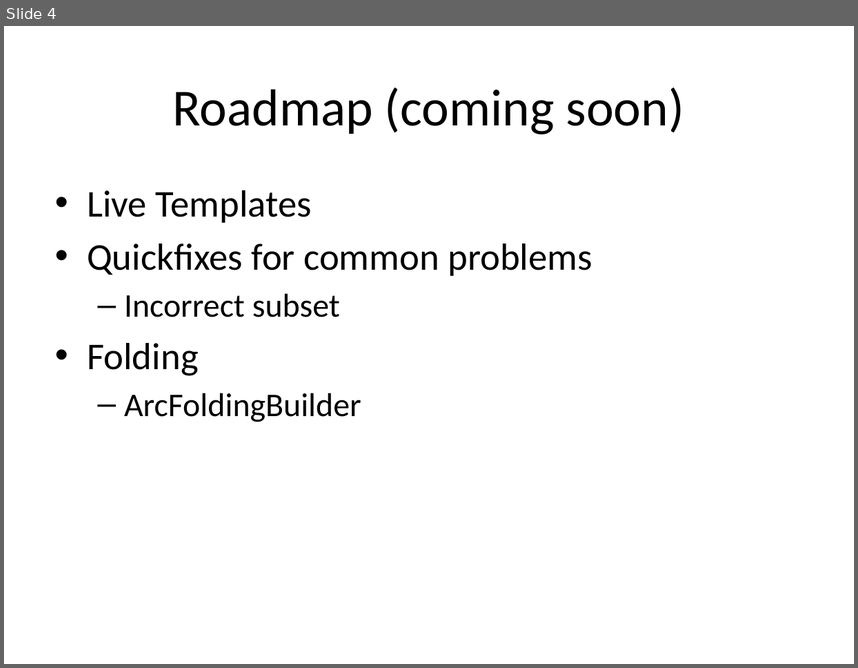
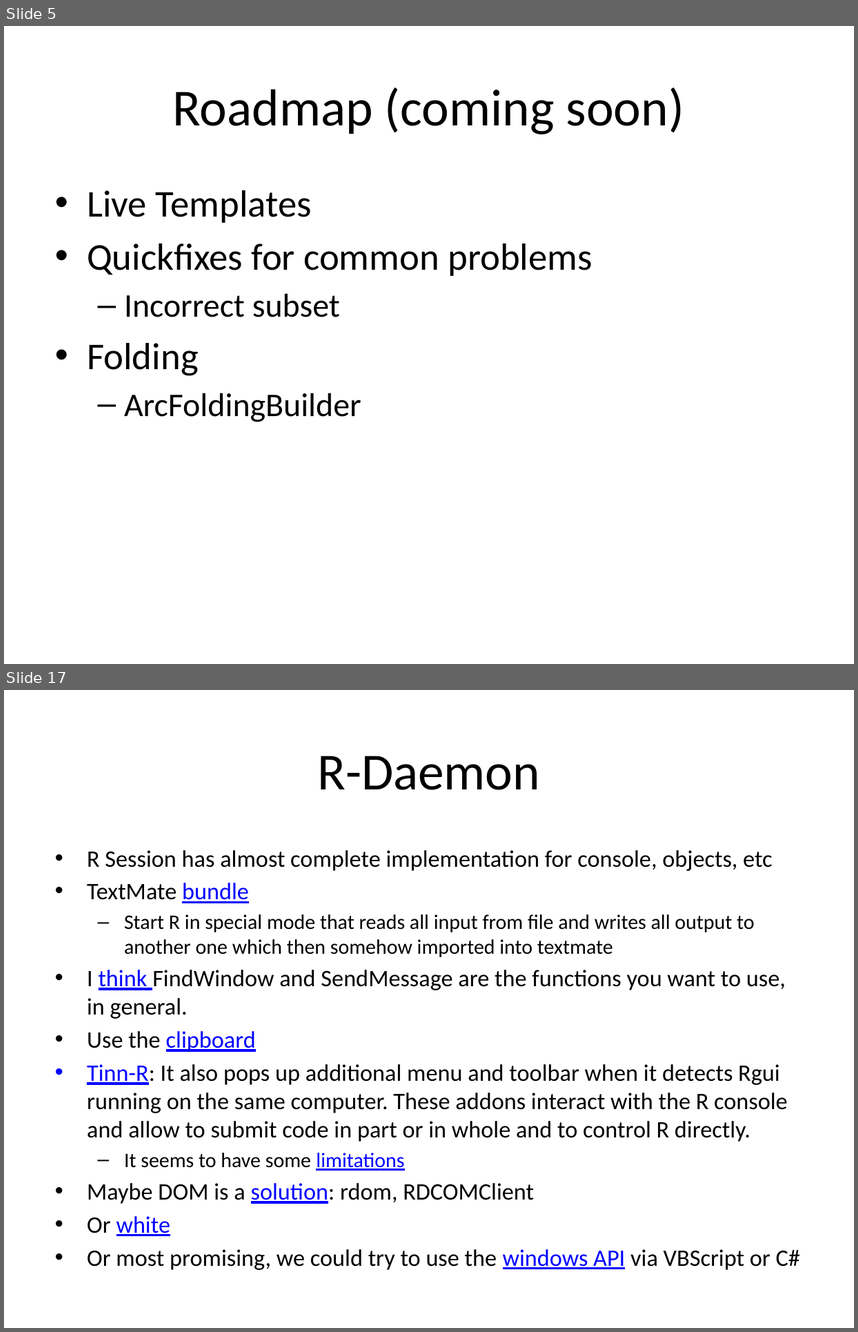
Before and after one commit to holgerbrandl/r4intellij, a slide deck: R4Intellij.pptx. Shown one above the other, each under a label of ours: slide 4 before the commit, slides 5 and 17 after it; the slides between them are not shown. The pictures are 858x668 and 858x1332 pixels, drawn with LibreOffice and Linux fonts; fonts in the diff are those of the drawing. Boxes give left, top, right and bottom in pixels: in the first picture for what was removed or moved away, otherwise in the second. Text is boxed around its words. In the diff, an @@ line names an element or a change of style, - is before the commit and + after.

Commit message:
started antlr-based grammar implementation

```diff
--- a/R4Intellij.pptx
+++ b/R4Intellij.pptx
@@ slide 17 added at [4, 690, 854, 1328], background #FFFFFF @@
@@ title added at [317, 756, 540, 790], 44 pt, text #000000 @@
+R-Daemon
@@ text added at [87, 850, 800, 1270], 20 pt, text #000000 @@
+• R Session has almost complete implementation for console, objects, etc
+• TextMate bundle
+  – Start R in special mode that reads all input from file and writes all output to another one which then somehow imported into textmate
+• I think FindWindow and SendMessage are the functions you want to use, in general.
+• Use the clipboard
+• Tinn-R: It also pops up additional menu and toolbar when it detects Rgui running on the same computer. These addons interact with the R console and allow to submit code in part or in whole and to control R directly.
+  – It seems to have some limitations
+• Maybe DOM is a solution: rdom, RDCOMClient
+• Or white
+• Or most promising, we could try to use the windows API via VBScript or C#
@@ what was slide 4 is now slide 5 @@
```
Also in this commit, not shown: 2 slides changed, 12 other slides added, 4 other files.
